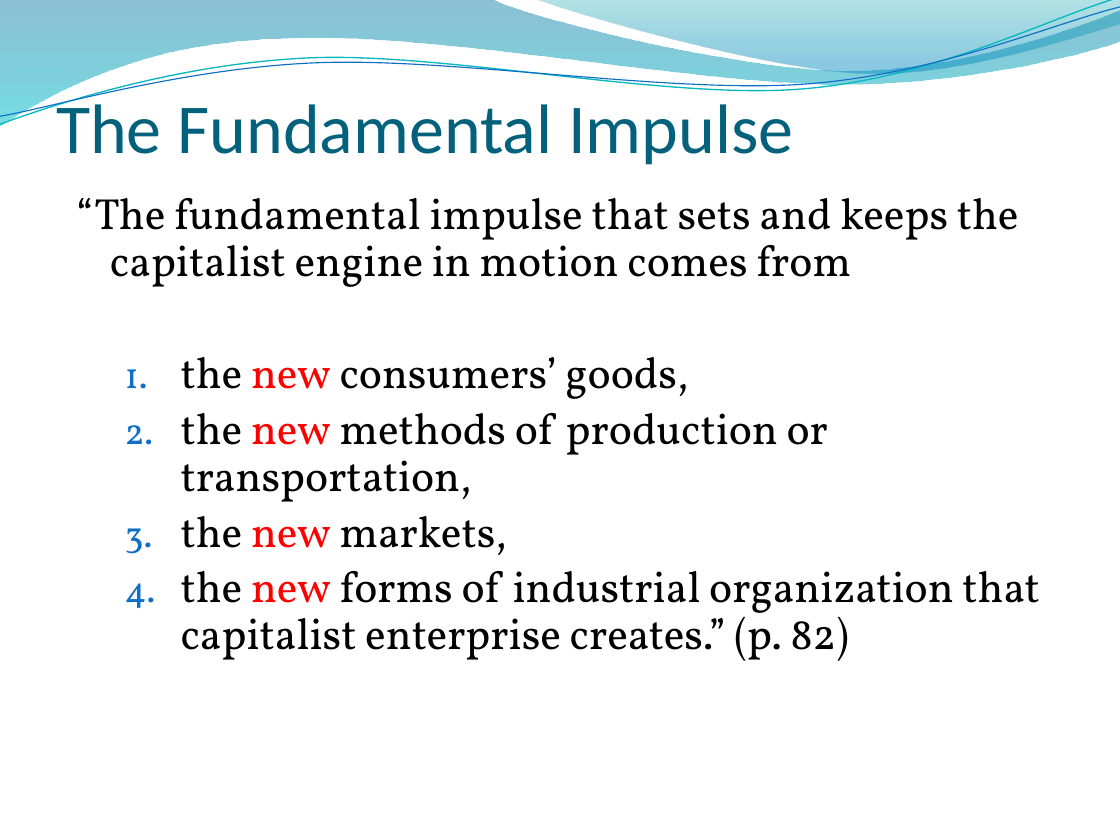
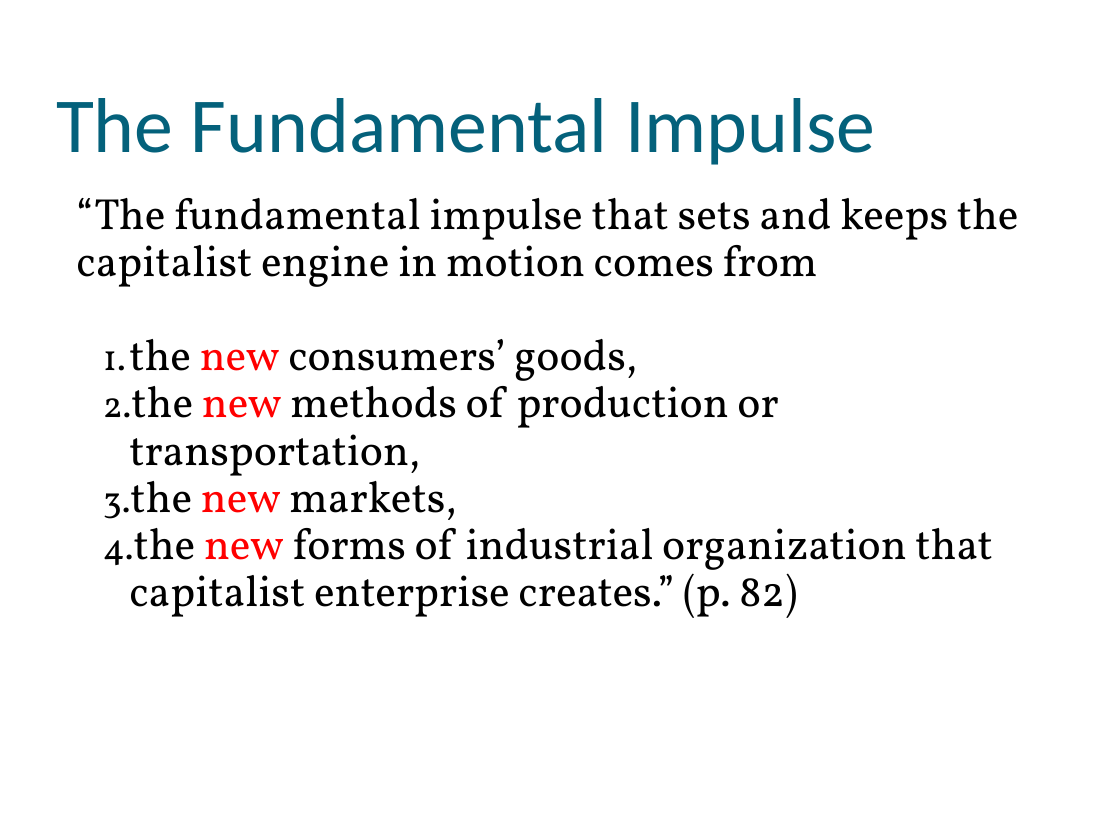
Before and after one commit to muff1nman/ClassNotes, a slide deck: slide 10 of Econ/PPT/S13_Lecture_8.pptx. Drawn at 1120x840 pixels with LibreOffice and Linux fonts; fonts in the diff are those of the drawing; background and template pictures are left out. Boxes give left, top, right and bottom in pixels: in the first picture for what was removed or moved away, otherwise in the second. Text is boxed around its words. In the diff, an @@ line names an element or a change of style, - is before the commit and + after.

```diff
--- a/Econ/PPT/S13_Lecture_8.pptx
+++ b/Econ/PPT/S13_Lecture_8.pptx
@@ freeform shape removed at bbox=[0, 0, 1120, 127] @@
@@ freeform shape removed at bbox=[0, 0, 1120, 131] @@
@@ freeform shape removed at bbox=[0, 7, 1120, 125] @@
@@ freeform shape removed at bbox=[536, 0, 1120, 77] @@
@@ text "The Fundamental Impulse" at bbox=[56, 98, 875, 165]: size 45 to 50 pt @@
@@ text "“The fundamental impulse that sets ..." at bbox=[76, 198, 1019, 618]: indent changed; less space between paragraphs @@
```
Also in this commit, not shown: 19 other slides changed, 12 other files.
